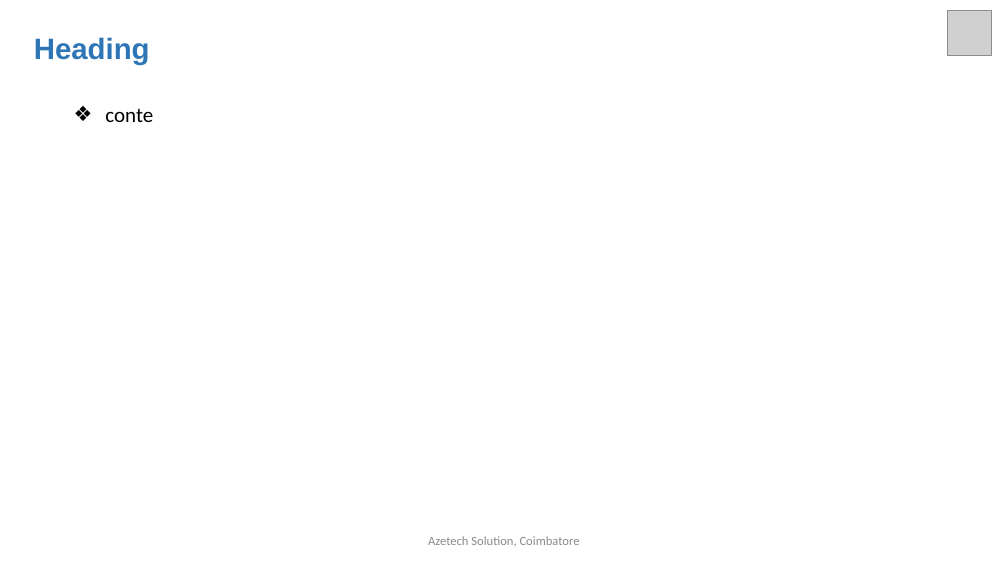
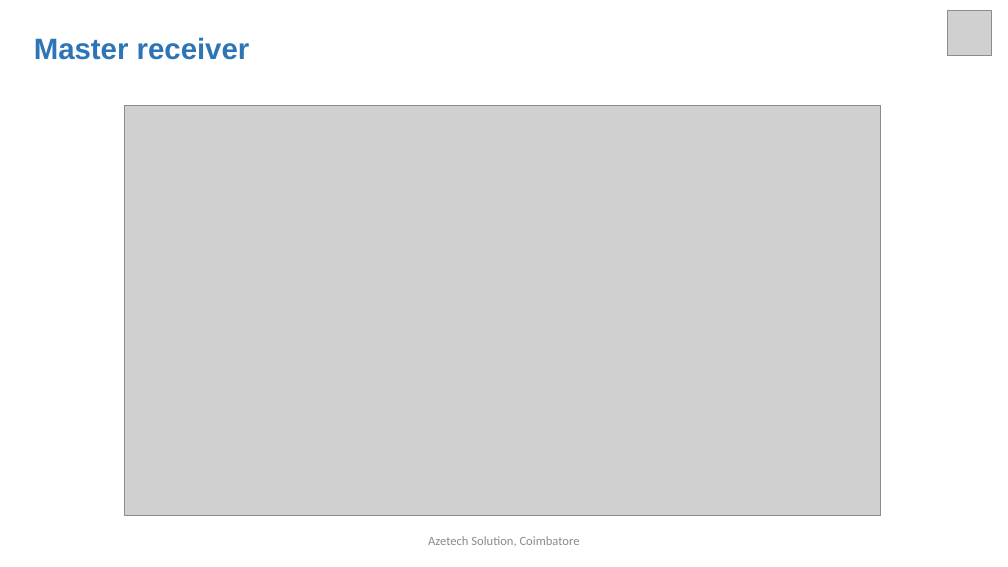
Before and after one commit to arulnelson/AZETECH-CLASS-NOTES, a slide deck: slide 13 of STM32_DOCS/I2C_in_STM32.pptx (slide 12 before the commit). Drawn at 1008x567 pixels with LibreOffice and Linux fonts; fonts in the diff are those of the drawing; grey boxes stand for pictures. Boxes give left, top, right and bottom in pixels: in the first picture for what was removed or moved away, otherwise in the second. Text is boxed around its words. In the diff, an @@ line names an element or a change of style, - is before the commit and + after.

```diff
--- a/STM32_DOCS/I2C_in_STM32.pptx
+++ b/STM32_DOCS/I2C_in_STM32.pptx
@@ text at (34,37,250,60): text changed @@
-Heading
+Master receiver
@@ text removed at (105,108,153,122) @@
-❖ conte
@@ picture added at (125,105,880,516) @@
```
Also in this commit, not shown: 10 other slides changed, 5 slides added.
